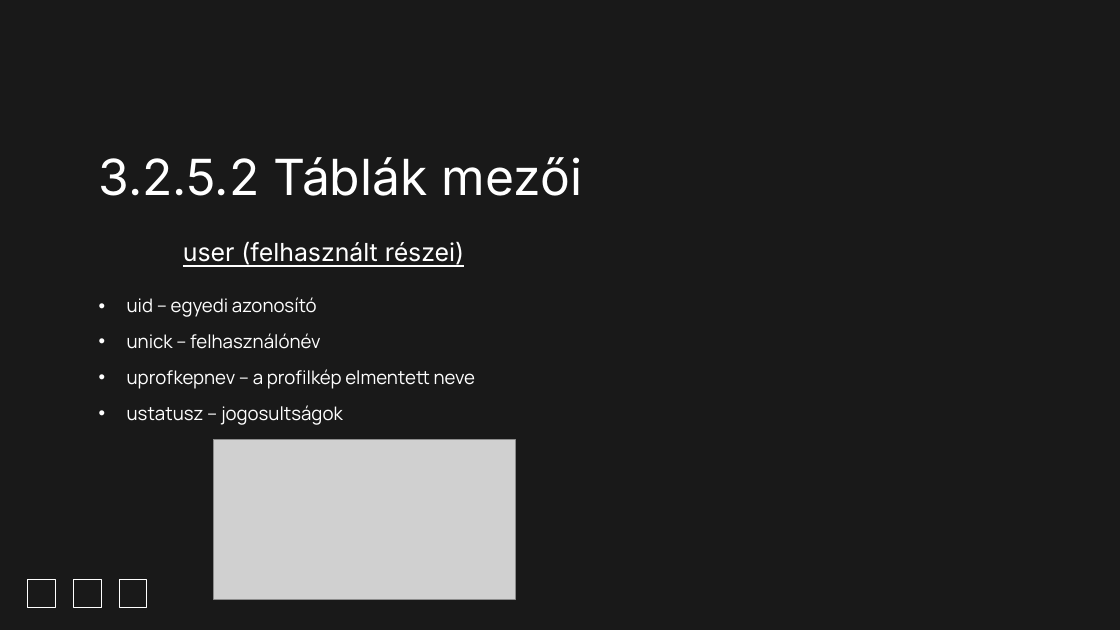
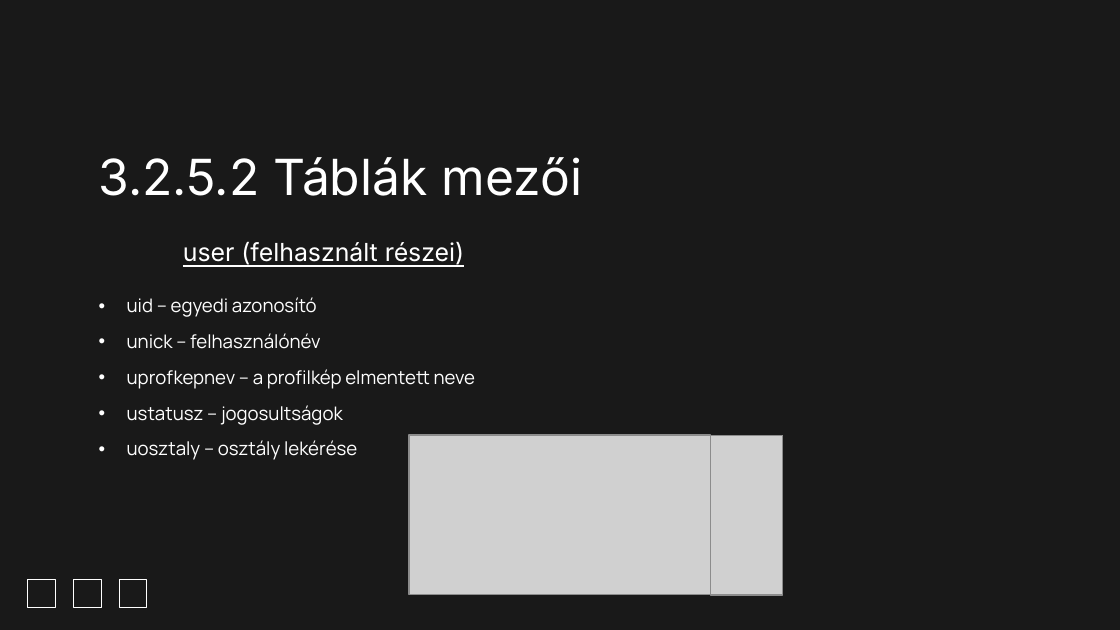
Before and after one commit to Dominik488/ViszgaRemek, a slide deck: slide 50 of documentation 2.pptx. Drawn at 1120x630 pixels with LibreOffice and Linux fonts; fonts in the diff are those of the drawing; grey boxes stand for pictures; background and template pictures are left out. Boxes give left, top, right and bottom in pixels: in the first picture for what was removed or moved away, otherwise in the second. Text is boxed around its words. In the diff, an @@ line names an element or a change of style, - is before the commit and + after.

```diff
--- a/documentation 2.pptx
+++ b/documentation 2.pptx
@@ subtitle at bbox=[127, 440, 357, 460]: paragraph added @@
+• uosztaly – osztály lekérése
@@ picture: place and size @@
-picture at bbox=[214, 439, 515, 599]
+picture at bbox=[409, 435, 710, 595]
@@ picture added at bbox=[710, 436, 783, 596] @@
```
Also in this commit, not shown: 12 other slides changed, 1 slide removed.
